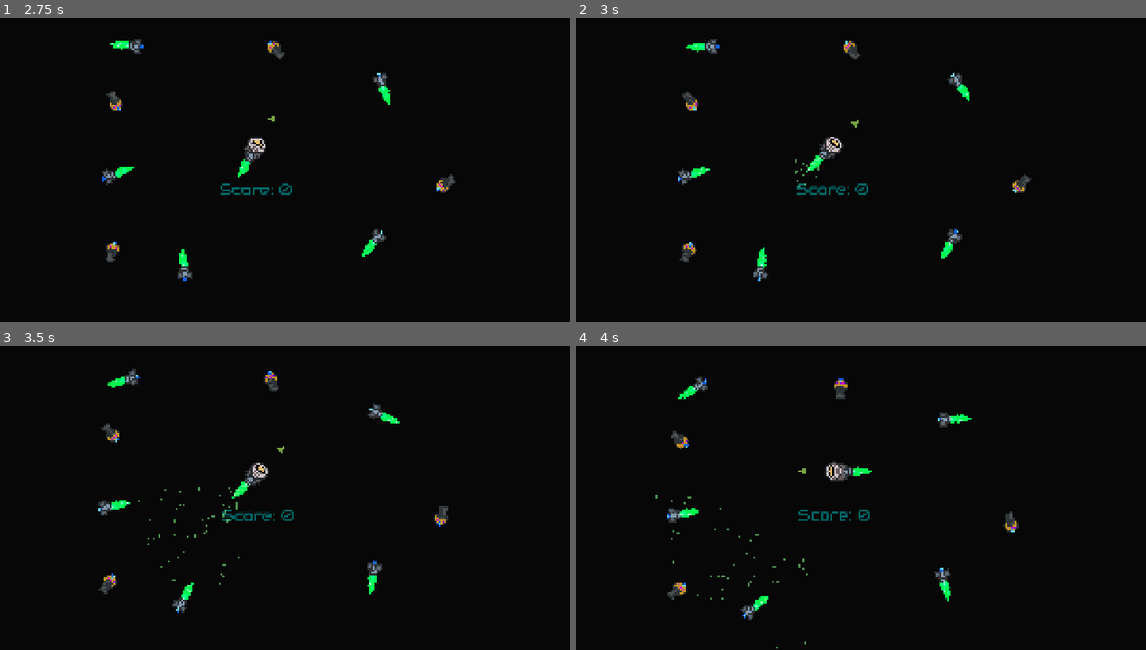
Above: before the commit, frames 1-4 (two rows, left to right).
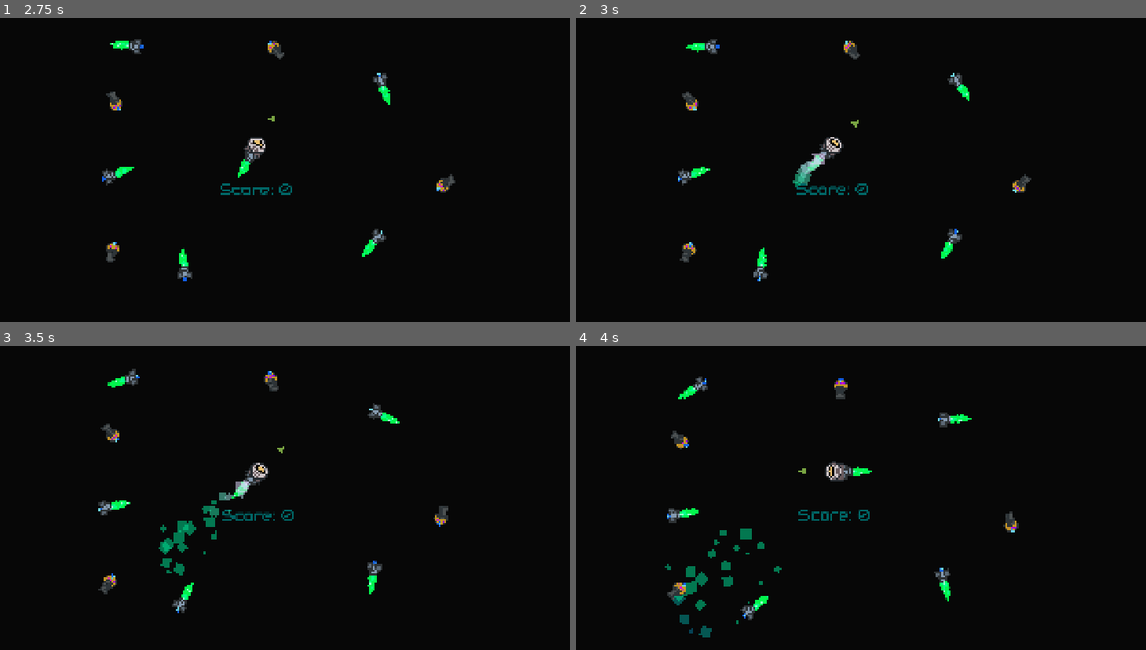
Above: after the commit, the same moments.

Repository: Leeway001Write/melonJam6
Game: Godot game, scene res://Levels/world.tscn
Same seed, same stepped clock (60 frames per second), same inputs: the game is played once before the commit and once after it.
Inputs:
- Up to frame 1 (2.75 s): hold D (right) 0.53-1.28 s; hold Space (fire) 0.53-1.28 s; hold A (left) 1.28-2.03 s; tap Space (fire) at 1.35 s; hold D (right) from 2.03 s (still down); hold Space (fire) from 2.03 s (still down)
- Up to frame 2 (3 s): release D (right) at 2.78 s; release Space (fire) at 2.78 s; hold W (forward) from 2.78 s (still down); tap Space (fire) at 2.85 s
- Up to frame 3 (3.5 s): keep holding W (forward)
- Up to frame 4 (4 s): release W (forward) at 3.53 s; hold A (left) from 3.53 s (still down); hold Space (fire) from 3.53 s (still down)

Frame 1 is identical in both runs. In frame 2, 0.3% of the frame differs, in the area x 38-44%, y 44-56%; in frame 3, 0.9%, in the area x 24-44%, y 44-80%; in frame 4, 0.9%.

Commit message:
Booster particles

Diff:
--- a/escape-from-greenland/Prefabs/booster.tscn
+++ b/escape-from-greenland/Prefabs/booster.tscn
@@ -6,6 +6,14 @@
 
 [sub_resource type="RectangleShape2D" id="RectangleShape2D_jfkkc"]
 size = Vector2(12.4701, 20)
+
+[sub_resource type="Curve" id="Curve_f1h7d"]
+_data = [Vector2(0, 1), 0.0, 1.4, 0, 0, Vector2(0.208145, 0.977358), 0.0, 0.0, 0, 0, Vector2(0.58371, 0.969811), 0.0, 0.0, 0, 0, Vector2(0.701357, 0.977358), 0.0, 0.0, 0, 0, Vector2(1, 0.0339622), -12.6762, -0.089353, 0, 0]
+point_count = 5
+
+[sub_resource type="Gradient" id="Gradient_8wo6y"]
+offsets = PackedFloat32Array(0, 0.136612, 0.551913, 1)
+colors = PackedColorArray(1, 1, 1, 1, 0, 0.992157, 0.545098, 1, 0, 0.990903, 0.544234, 1, 0.0359995, 0.291225, 0.580953, 1)
 
 [sub_resource type="AtlasTexture" id="AtlasTexture_8wo6y"]
 atlas = ExtResource("3_f1h7d")
@@ -83,14 +91,23 @@
 position = Vector2(0, -40)
 emitting = false
 amount = 80
+lifetime = 2.38
+lifetime_randomness = 0.43
 direction = Vector2(0, -1)
+spread = 20.91
 gravity = Vector2(0, 0)
 initial_velocity_min = 953.21
 initial_velocity_max = 953.21
+damping_min = 100.0
+damping_max = 100.0
 angle_min = -720.0
-scale_amount_min = 12.7
-scale_amount_max = 12.7
-color = Color(0.51, 1, 0.5345, 0.556863)
+scale_amount_min = 0.0
+scale_amount_max = 75.69
+scale_amount_curve = SubResource("Curve_f1h7d")
+color = Color(0.909526, 0.834001, 1, 0.556863)
+color_ramp = SubResource("Gradient_8wo6y")
+hue_variation_min = 1.0
+hue_variation_max = 1.0
 
 [node name="Fire" type="AnimatedSprite2D" parent="."]
 z_index = -1
Not shown: 1 places in escape-from-greenland/Prefabs/booster.tscn that only renumber resources
Not shown: 1 places in escape-from-greenland/Prefabs/ship.tscn that only renumber resources
